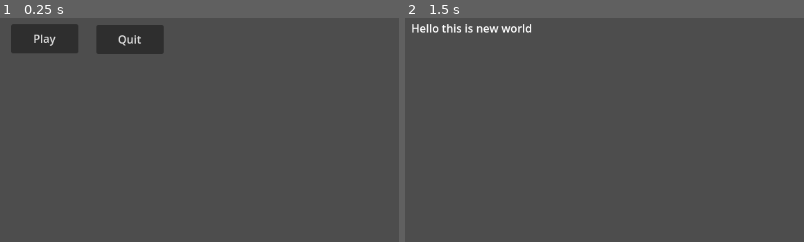
Above: before the commit, frames 1-2 (left to right).
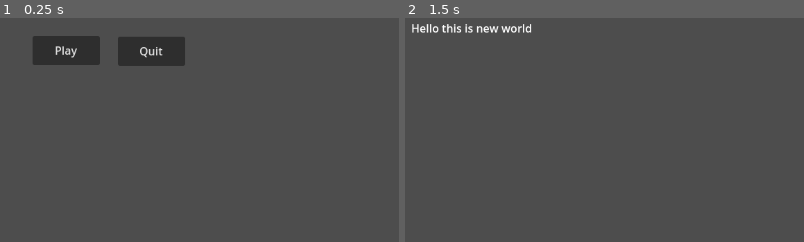
Above: after the commit, the same moments.

Repository: TalJa1/godot-test
Game: Godot game, scene res://screens/main.tscn
Same seed, same stepped clock (60 frames per second), same inputs: the game is played once before the commit and once after it.
Inputs:
- Up to frame 1 (0.25 s): no input
- Up to frame 2 (1.5 s): click "Play" at 0.5 s; tap Enter at 1.25 s
The pictures show only the part of the screen within x 0-50%, y 0-50%; the shares and areas given below are measured in that part.

The runs differ from the first frame. In frame 1, 5.4% of the frame differs, in the area x 2-47%, y 2-22%; in frame 2, nothing differs.

Commit message:
Add anchor metadata to play and quit buttons in main scene

Diff:
--- a/screens/main.tscn
+++ b/screens/main.tscn
@@ -3,6 +3,7 @@
 [ext_resource type="Script" uid="uid://cg7l6aqldx5h7" path="res://scripts/main.gd" id="1_wtj3h"]
 
 [node name="Main" type="Node2D"]
+position = Vector2(31, 17)
 script = ExtResource("1_wtj3h")
 
 [node name="play_btn" type="Button" parent="."]
@@ -11,6 +12,7 @@
 offset_right = 113.0
 offset_bottom = 51.0
 text = "Play"
+metadata/_edit_use_anchors_ = true
 
 [node name="quit_btn" type="Button" parent="."]
 offset_left = 139.0
@@ -18,6 +20,7 @@
 offset_right = 236.0
 offset_bottom = 52.0
 text = "Quit"
+metadata/_edit_use_anchors_ = true
 
 [connection signal="pressed" from="play_btn" to="." method="_on_play_btn_pressed"]
 [connection signal="pressed" from="quit_btn" to="." method="_on_quit_btn_pressed"]
